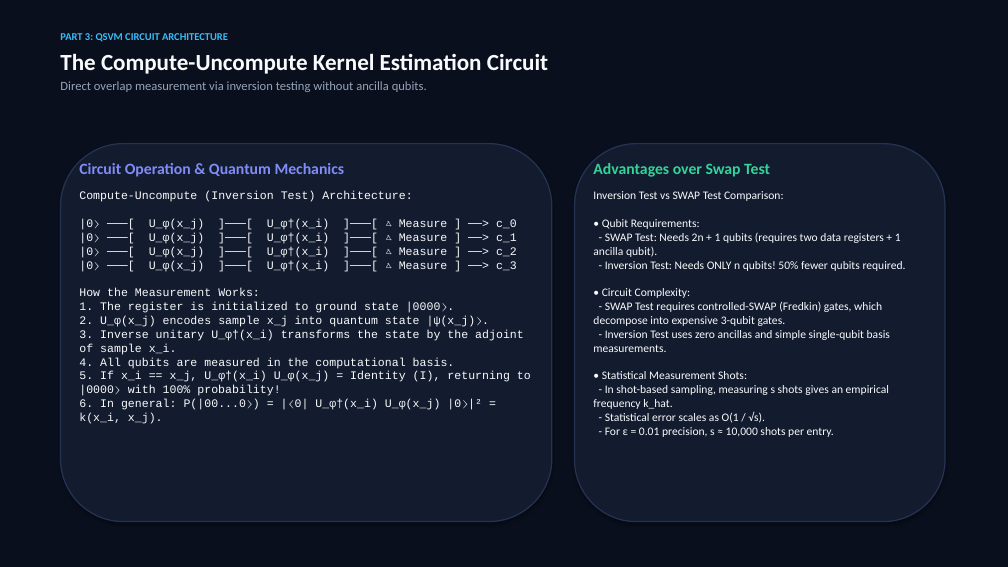
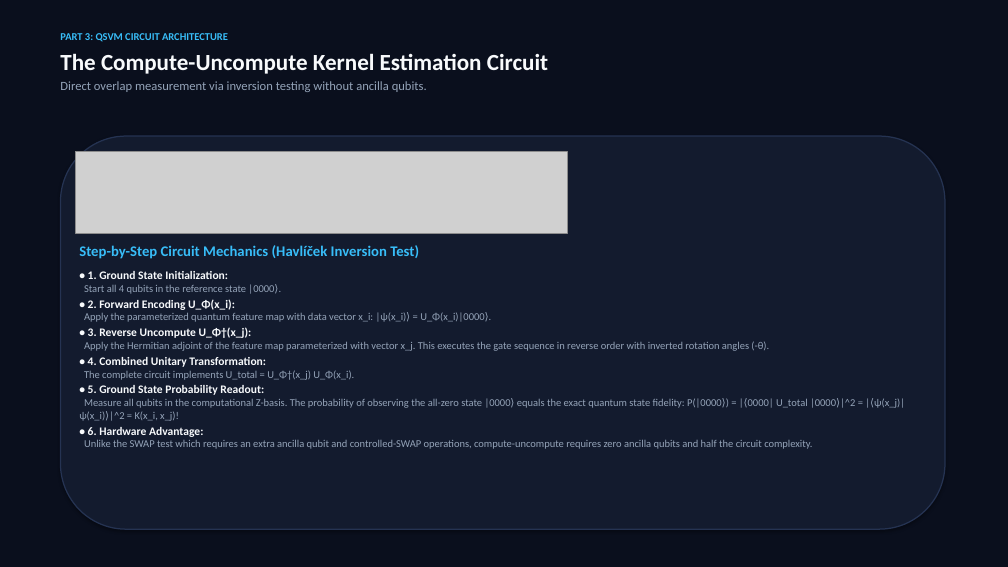
Before and after one commit to SANYAM-MANIT/quantum-stock-classifier, a slide deck: slide 8 of Quantum_SVM_Stock_Market_Presentation.pptx. Drawn at 1008x567 pixels with LibreOffice and Linux fonts; fonts in the diff are those of the drawing; grey boxes stand for pictures. Boxes give left, top, right and bottom in pixels: in the first picture for what was removed or moved away, otherwise in the second. Text is boxed around its words. In the diff, an @@ line names an element or a change of style, - is before the commit and + after.

```diff
--- a/Quantum_SVM_Stock_Market_Presentation.pptx
+++ b/Quantum_SVM_Stock_Market_Presentation.pptx
@@ rounded rectangle resized from (x1=60, y1=144, x2=552, y2=522) to (x1=60, y1=136, x2=945, y2=529) @@
@@ rounded rectangle removed at (x1=575, y1=144, x2=945, y2=522) @@
@@ picture added at (x1=76, y1=151, x2=567, y2=233) @@
@@ text removed at (x1=79, y1=163, x2=531, y2=424) @@
-Circuit Operation & Quantum Mechanics
-Compute-Uncompute (Inversion Test) Architecture:
-|0⟩ ───[ U_φ(x_j) ]───[ U_φ†(x_i) ]───[ ∡ Measure ] ──> c_0
-|0⟩ ───[ U_φ(x_j) ]───[ U_φ†(x_i) ]───[ ∡ Measure ] ──> c_1
-|0⟩ ───[ U_φ(x_j) ]───[ U_φ†(x_i) ]───[ ∡ Measure ] ──> c_2
-|0⟩ ───[ U_φ(x_j) ]───[ U_φ†(x_i) ]───[ ∡ Measure ] ──> c_3
-How the Measurement Works:
-1. The register is initialized to ground state |0000⟩.
-2. U_φ(x_j) encodes sample x_j into quantum state |ψ(x_j)⟩.
-3. Inverse unitary U_φ†(x_i) transforms the state by the adjoint of sample x_i.
-4. All qubits are measured in the computational basis.
-5. If x_i == x_j, U_φ†(x_i) U_φ(x_j) = Identity (I), returning to |0000⟩ with 100% probability!
-6. In general: P(|00...0⟩) = |⟨0| U_φ†(x_i) U_φ(x_j) |0⟩|² = k(x_i, x_j).
@@ text removed at (x1=593, y1=163, x2=906, y2=437) @@
-Advantages over Swap Test
-Inversion Test vs SWAP Test Comparison:
-• Qubit Requirements:
-- SWAP Test: Needs 2n + 1 qubits (requires two data registers + 1 ancilla qubit).
-- Inversion Test: Needs ONLY n qubits! 50% fewer qubits required.
-• Circuit Complexity:
-- SWAP Test requires controlled-SWAP (Fredkin) gates, which decompose into expensive 3-qubit gates.
-- Inversion Test uses zero ancillas and simple single-qubit basis measurements.
-• Statistical Measurement Shots:
-- In shot-based sampling, measuring s shots gives an empirical frequency k_hat.
-- Statistical error scales as O(1 / √s).
-- For ε = 0.01 precision, s ≈ 10,000 shots per entry.
@@ text added at (x1=79, y1=245, x2=905, y2=449), 10 pt, text #94A3B8 @@
+Step-by-Step Circuit Mechanics (Havlíček Inversion Test)
+• 1. Ground State Initialization:
+Start all 4 qubits in the reference state |0000⟩.
+• 2. Forward Encoding U_Φ(x_i):
+Apply the parameterized quantum feature map with data vector x_i: |ψ(x_i)⟩ = U_Φ(x_i)|0000⟩.
+• 3. Reverse Uncompute U_Φ†(x_j):
+Apply the Hermitian adjoint of the feature map parameterized with vector x_j. This executes the gate sequence in reverse order with inverted rotation angles (-θ).
+• 4. Combined Unitary Transformation:
+The complete circuit implements U_total = U_Φ†(x_j) U_Φ(x_i).
+• 5. Ground State Probability Readout:
+Measure all qubits in the computational Z-basis. The probability of observing the all-zero state |0000⟩ equals the exact quantum state fidelity: P(|0000⟩) = |⟨0000| U_total |0000⟩|^2 = |⟨ψ(x_j)|ψ(x_i)⟩|^2 = K(x_i, x_j)!
+• 6. Hardware Advantage:
+Unlike the SWAP test which requires an extra ancilla qubit and controlled-SWAP operations, compute-uncompute requires zero ancilla qubits and half the circuit complexity.
```
Also in this commit, not shown: 13 other slides changed, 2 slides added, 2 slides removed, 15 other files.
